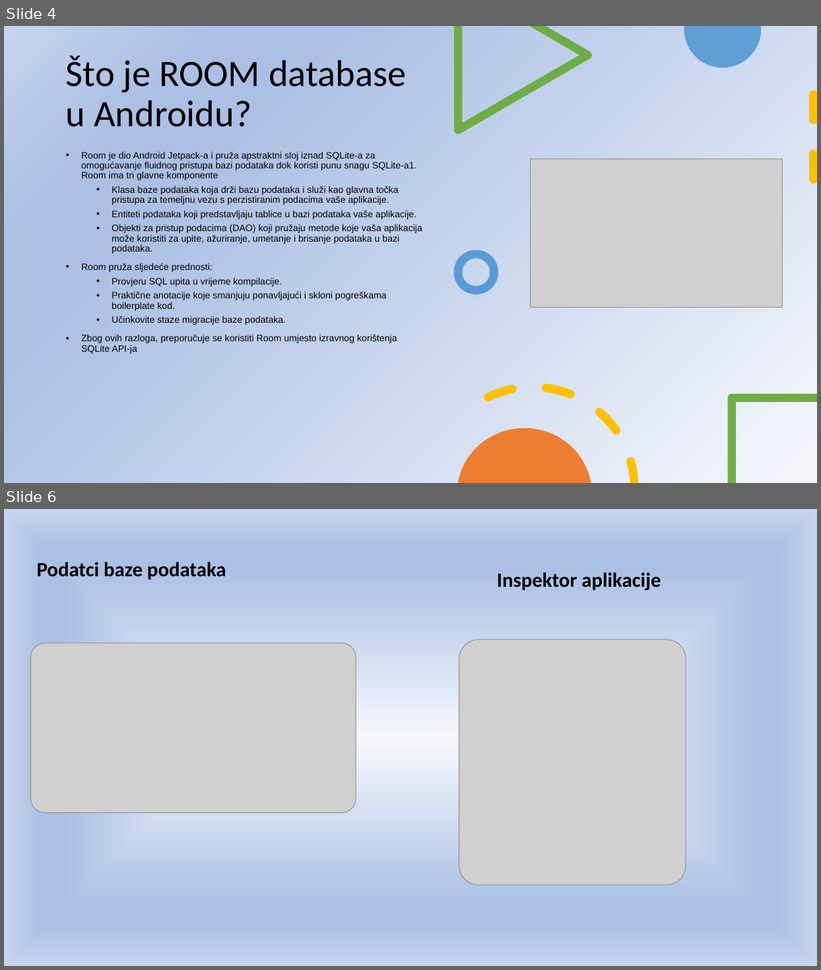
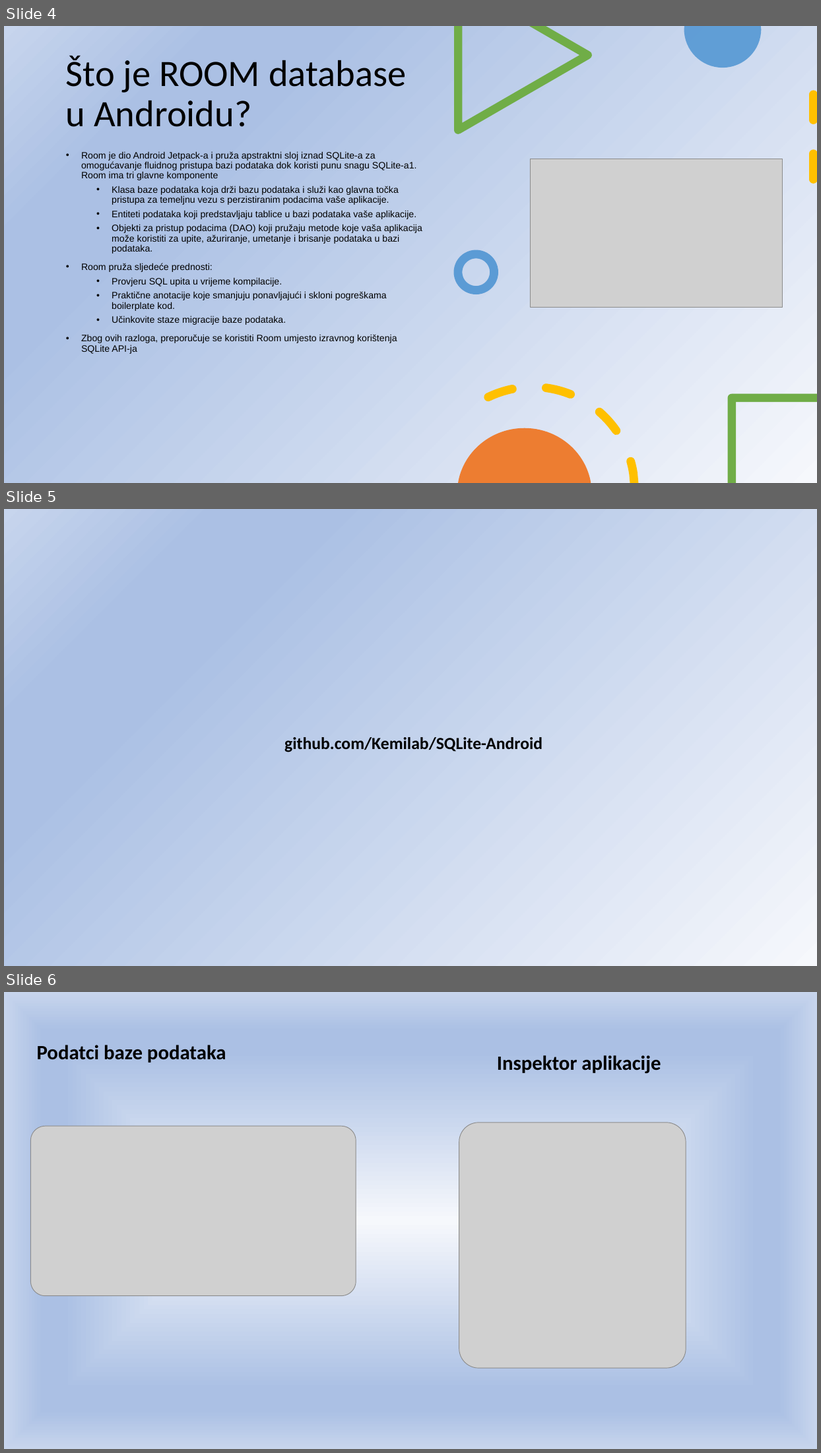
Before and after one commit to Kemilab/SQLite-Android, a slide deck: SQLiteAndroid_v2.pptx. Shown one above the other, each under a label of ours: slides 4 and 6 before the commit, slides 4, 5 and 6 after it; the slides between them are not shown. The pictures are 821x970 and 821x1453 pixels, drawn with LibreOffice and Linux fonts; fonts in the diff are those of the drawing; grey boxes stand for pictures. Boxes give left, top, right and bottom in pixels: in the first picture for what was removed or moved away, otherwise in the second. Text is boxed around its words. In the diff, an @@ line names an element or a change of style, - is before the commit and + after.

Commit message:
Update

```diff
--- a/SQLiteAndroid_v2.pptx
+++ b/SQLiteAndroid_v2.pptx
@@ slide 5 added at (x1=4, y1=509, x2=817, y2=966), background gradient #F6F8FC to #ABC0E4 to #C7D5ED @@
@@ title added at (x1=284, y1=737, x2=543, y2=753), 20 pt, text #000000, bold @@
+github.com/Kemilab/SQLite-Android
```
Also in this commit, not shown: 1 slide removed.
